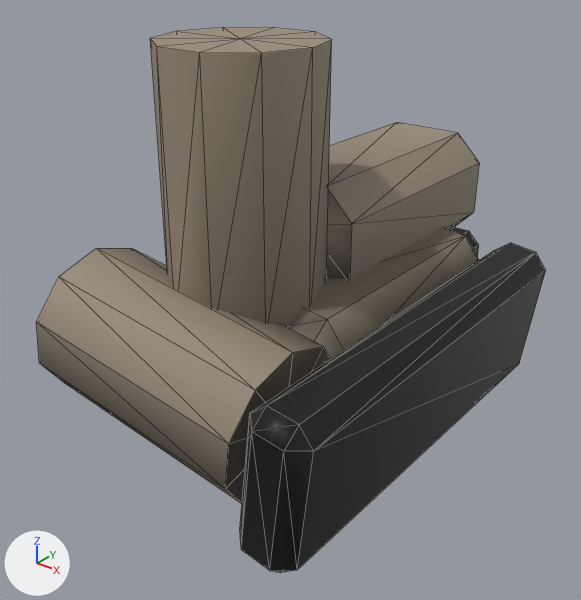
A saved change to the glTF model assets/models/props/boots.glb.
Rendered twice from a camera (50 mm lens) standing at (0.24, -0.413, 0.274) and looking at (-0.061, -0.037, 0.041). Every picture has the same lights, and +X, +Y and +Z are marked at lower left. The older version comes first. Mesh edges are drawn as thin lines. Vertices at exactly the same position are counted once.

In view in the first picture: 'static'.
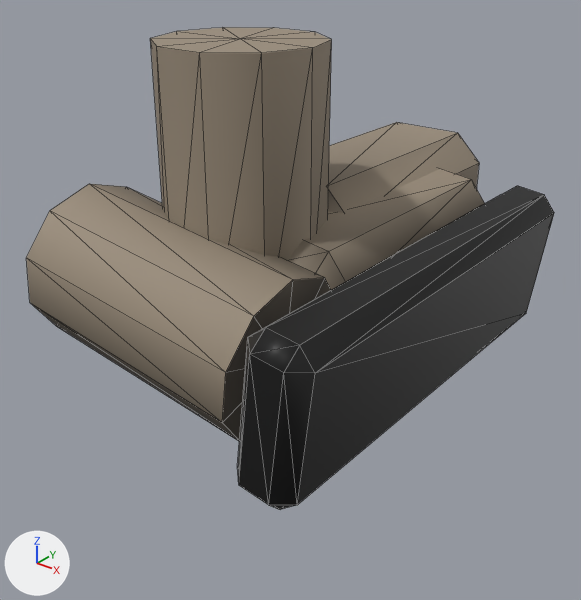
Boxes (x1, y1, x2, y2) around the edits, measured in the pictures (581 x 600 px; the box of a moved part takes in the faces that stretch with it):
'static', reshaped (12% shorter)
    before: (36, 27, 546, 573)
    after: (26, 27, 554, 509)
part 1 of me_static, moved or reshaped
    before: (240, 243, 546, 573)
    after: (237, 186, 554, 509)
part 2 of me_static, moved or reshaped
    before: (36, 248, 329, 504)
    after: (26, 184, 331, 441)
part 3 of me_static, moved or reshaped
    before: (287, 227, 479, 361)
    after: (287, 169, 485, 290)
part 4 of me_static, edited (looks the same)
    both: (44, 39, 541, 505)

What the commit changed:
me_static is used by ob_static; location (0.0, 0.0, 0.0).
me_static had 140 vertices, 256 faces and spanned x -0.164..0.055, y -0.175..0.165, z -0.042..0.21.
me_static now has 140 vertices, 256 faces and spans x -0.164..0.055, y -0.175..0.165, z 0.0..0.21.
me_static part 1: the loose piece of 24 vertices spanning x 0.006..0.055, y -0.175..0.115, z -0.042..0.059 is moved by (0.0, 0.0, 0.043).
me_static part 2: the loose piece of 22 vertices spanning x -0.164..0.007, y -0.168..-0.072, z -0.038..0.081 is moved by (0.0, 0.0, 0.042).
me_static part 3: the loose piece of 24 vertices spanning x -0.072..0.014, y -0.095..0.115, z -0.034..0.065 is moved by (0.0, 0.0, 0.042).
me_static part 4: 173 kept faces spanning x -0.164..0.055, y -0.175..0.155, z 0.0..0.21 get new vertex colours.
